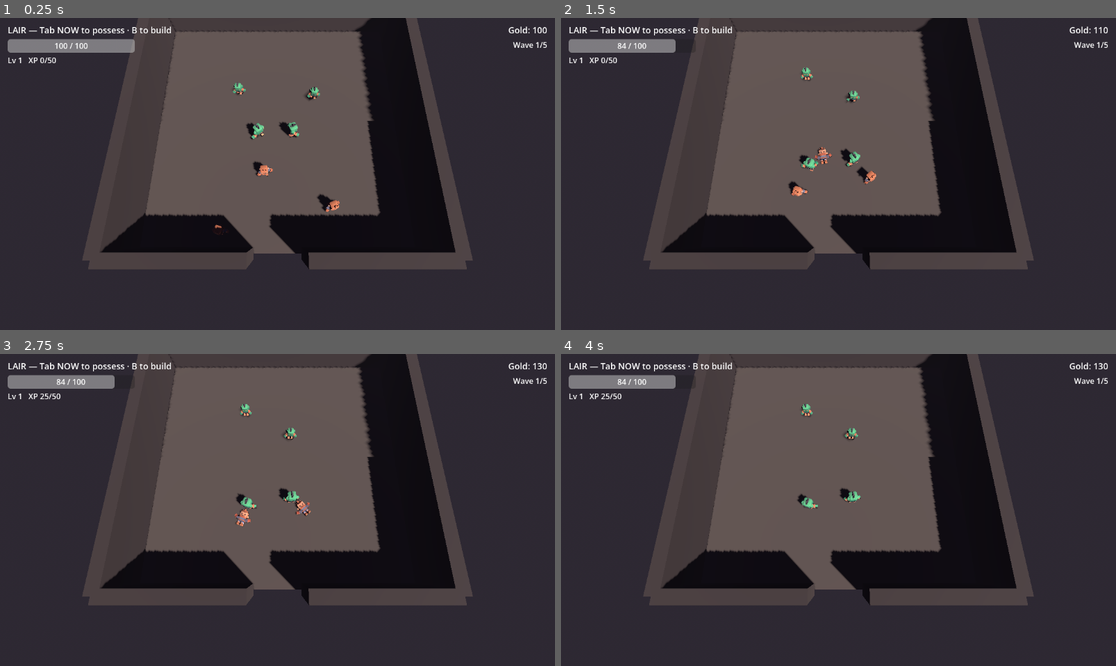
Above: before the commit, frames 1-4 (two rows, left to right).
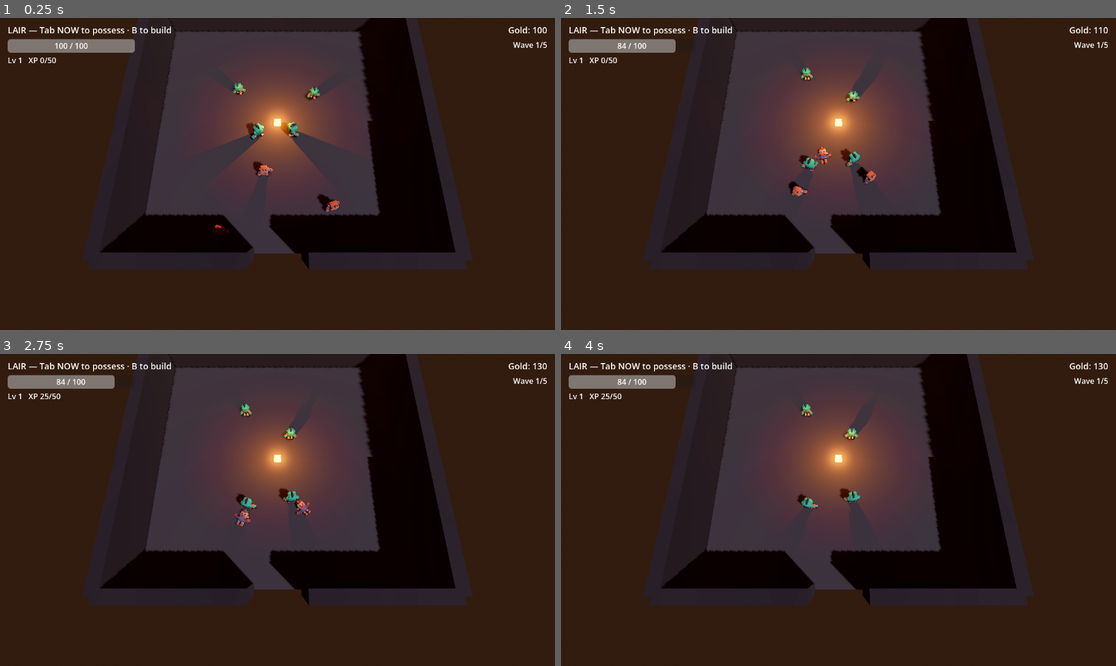
Above: after the commit, the same moments.

Repository: TAgents/orcs-lair
Game: Godot game, scene res://scenes/lair.tscn
Same seed, same stepped clock (60 frames per second), same inputs: the game is played once before the commit and once after it.
Inputs (mouse positions are in pixels of both pictures, inside the frame that each line leads up to):
- Up to frame 1 (0.25 s): no input
- Up to frame 2 (1.5 s): tap Enter at 0.5 s; move the mouse to (960, 158) at 0.52 s; hold D (move_right) 0.53-1.28 s; tap J (attack) at 0.6 s; click (960, 158) at 0.67 s; move the mouse to (727, 189) at 1.27 s; hold S (move_back) from 1.28 s (still down); click (727, 189) at 1.35 s
- Up to frame 3 (2.75 s): move the mouse to (333, 441) at 2.02 s; release S (move_back) at 2.03 s; hold D (move_right) from 2.03 s (still down); hold Right mouse button (build_demolish) from 2.03 s (still down)
- Up to frame 4 (4 s): move the mouse to (810, 572) at 2.77 s; release D (move_right) at 2.78 s; release Right mouse button (build_demolish) at 2.78 s; hold W (move_forward) 2.78-3.53 s; tap 1 (build_select_1) at 2.85 s; click (810, 572) at 2.92 s; move the mouse to (1005, 556) at 3.52 s; hold A (move_left) from 3.53 s (still down); hold 2 (build_select_2) from 3.53 s (still down)

The runs differ from the first frame. In frame 1, 86% of the frame differs, in the area x 0-100%, y 0-100%; in frame 2, 86%; in frame 3, 86%; in frame 4, 86%.

Commit message:
feat: lighting overhaul — firepit warmth + moonlit periphery
Tier-1 visual presentation pass. The lair now reads as a moody dungeon
instead of a flat-lit beige box.

Environment:
  - Filmic tonemap, SSAO, screen-blend bloom, mild contrast/saturation
    bumps. HDR-aware glow with threshold 1.0 means only the firepit
    actually blooms, not random surfaces.
  - Fog warmed and slightly thicker for atmosphere.
  - Ambient cooled and dimmed so the firepit dominates.

Lighting:
  - DirectionalLight cooled to (0.78, 0.85, 1.0) and dropped to 0.55
    energy → reads as moonlight leaking in from outside.
  - New OmniLight3D 'FirePit' at lair center: warm (1, 0.55, 0.22),
    energy 4.0, 14m range, shadows on. Drives the cozy/menacing
    contrast the design pillar called for.
  - firepit.gd: low-frequency sin swell + small fast jitter on
    light_energy keeps the firelight breathing without being jarring.

Geometry:
  - Small emissive base mesh (BoxMesh + emission energy 4) under the
    firepit so the source is visible from any angle.

All 18 headless scenarios still pass — visual changes don't affect
gameplay logic.

Co-Authored-By: Claude Opus 4.7 (1M context) <noreply@anthropic.com>

Diff:
--- a/scenes/lair.tscn
+++ b/scenes/lair.tscn
@@ -8,6 +8,7 @@
 [ext_resource type="PackedScene" path="res://scenes/ui/hud.tscn" id="6_hud"]
 [ext_resource type="PackedScene" path="res://scenes/build/build_controller.tscn" id="7_build"]
 [ext_resource type="PackedScene" path="res://scenes/wave_director.tscn" id="8_waves"]
+[ext_resource type="Script" path="res://scripts/effects/firepit.gd" id="9_firepit"]
 
 [sub_resource type="ProceduralSkyMaterial" id="sky_mat"]
 sky_top_color = Color(0.12, 0.10, 0.18, 1)
@@ -22,11 +23,24 @@
 background_mode = 2
 sky = SubResource("sky")
 ambient_light_source = 3
-ambient_light_color = Color(0.55, 0.5, 0.6, 1)
-ambient_light_energy = 0.7
+ambient_light_color = Color(0.45, 0.42, 0.55, 1)
+ambient_light_energy = 0.45
+tonemap_mode = 2
+ssao_enabled = true
+ssao_radius = 1.2
+ssao_intensity = 1.6
+glow_enabled = true
+glow_intensity = 0.6
+glow_strength = 0.9
+glow_blend_mode = 1
+glow_hdr_threshold = 1.0
+adjustment_enabled = true
+adjustment_brightness = 1.0
+adjustment_contrast = 1.08
+adjustment_saturation = 1.18
 fog_enabled = true
-fog_light_color = Color(0.18, 0.16, 0.2, 1)
-fog_density = 0.008
+fog_light_color = Color(0.18, 0.13, 0.1, 1)
+fog_density = 0.012
 
 [sub_resource type="StandardMaterial3D" id="mat_floor"]
 albedo_color = Color(0.32, 0.30, 0.28, 1)
@@ -60,6 +74,16 @@
 [sub_resource type="BoxMesh" id="mesh_wall_s"]
 size = Vector3(10, 4, 1)
 
+[sub_resource type="StandardMaterial3D" id="mat_fire"]
+albedo_color = Color(0.18, 0.08, 0.04, 1)
+roughness = 0.95
+emission_enabled = true
+emission = Color(1, 0.55, 0.18, 1)
+emission_energy_multiplier = 4.0
+
+[sub_resource type="BoxMesh" id="mesh_fire_base"]
+size = Vector3(0.7, 0.25, 0.7)
+
 [node name="Lair" type="Node3D"]
 script = ExtResource("1_lair")
 
@@ -68,9 +92,23 @@
 
 [node name="DirectionalLight3D" type="DirectionalLight3D" parent="."]
 transform = Transform3D(0.7071068, -0.5, 0.5, 0, 0.7071068, 0.7071068, -0.7071068, -0.5, 0.5, 0, 12, 0)
-light_color = Color(1, 0.94, 0.88, 1)
-light_energy = 1.5
+light_color = Color(0.78, 0.85, 1, 1)
+light_energy = 0.55
 shadow_enabled = true
+
+[node name="FirePit" type="OmniLight3D" parent="."]
+transform = Transform3D(1, 0, 0, 0, 1, 0, 0, 0, 1, 0, 1.6, 0)
+light_color = Color(1, 0.55, 0.22, 1)
+light_energy = 4.0
+omni_range = 14.0
+omni_attenuation = 1.6
+shadow_enabled = true
+script = ExtResource("9_firepit")
+
+[node name="FirePitBase" type="MeshInstance3D" parent="FirePit"]
+transform = Transform3D(1, 0, 0, 0, 1, 0, 0, 0, 1, 0, -1.45, 0)
+mesh = SubResource("mesh_fire_base")
+material_override = SubResource("mat_fire")
 
 [node name="Floor" type="StaticBody3D" parent="."]
 transform = Transform3D(1, 0, 0, 0, 1, 0, 0, 0, 1, 0, -0.5, 0)
--- /dev/null
+++ b/scripts/effects/firepit.gd
@@ -0,0 +1,26 @@
+extends OmniLight3D
+
+# Soft flicker for the lair firepit. Low-frequency sin (slow swell) plus
+# small fast random jitter (sparks) keeps the light feeling alive without
+# being jarring. Read once: base_energy in _ready and modulate around it.
+
+@export var base_energy: float = 4.0
+@export var swell_amplitude: float = 0.6
+@export var swell_speed: float = 1.6
+@export var jitter_amplitude: float = 0.25
+@export var jitter_hz: float = 12.0
+
+var _t: float = 0.0
+var _next_jitter: float = 0.0
+var _jitter_target: float = 0.0
+
+func _ready() -> void:
+	light_energy = base_energy
+
+func _process(delta: float) -> void:
+	_t += delta
+	var swell: float = sin(_t * swell_speed) * swell_amplitude
+	if _t >= _next_jitter:
+		_jitter_target = randf_range(-jitter_amplitude, jitter_amplitude)
+		_next_jitter = _t + 1.0 / jitter_hz
+	light_energy = max(0.5, base_energy + swell + _jitter_target)
Not shown: 1 places in scenes/lair.tscn that only renumber resources
Not shown, added: scripts/effects/firepit.gd.uid
